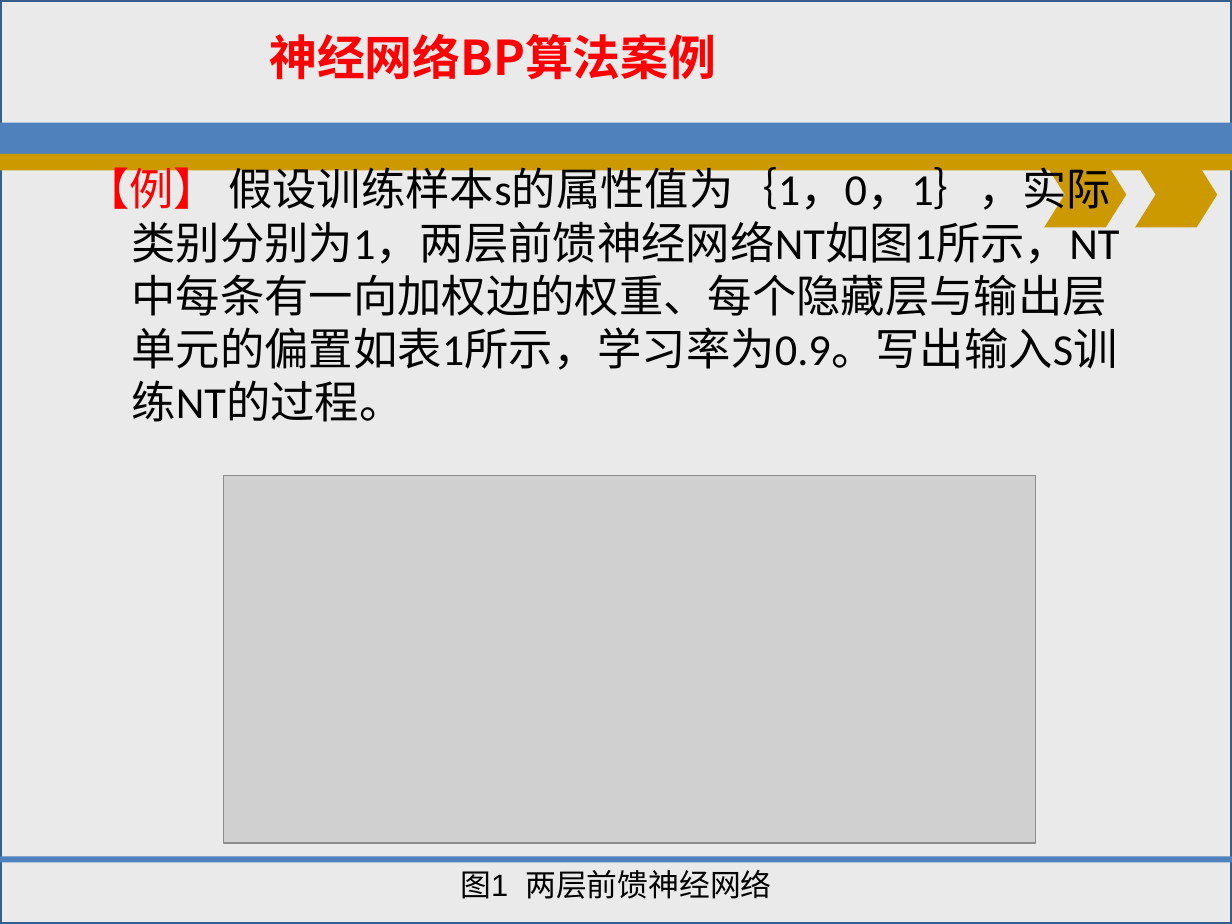
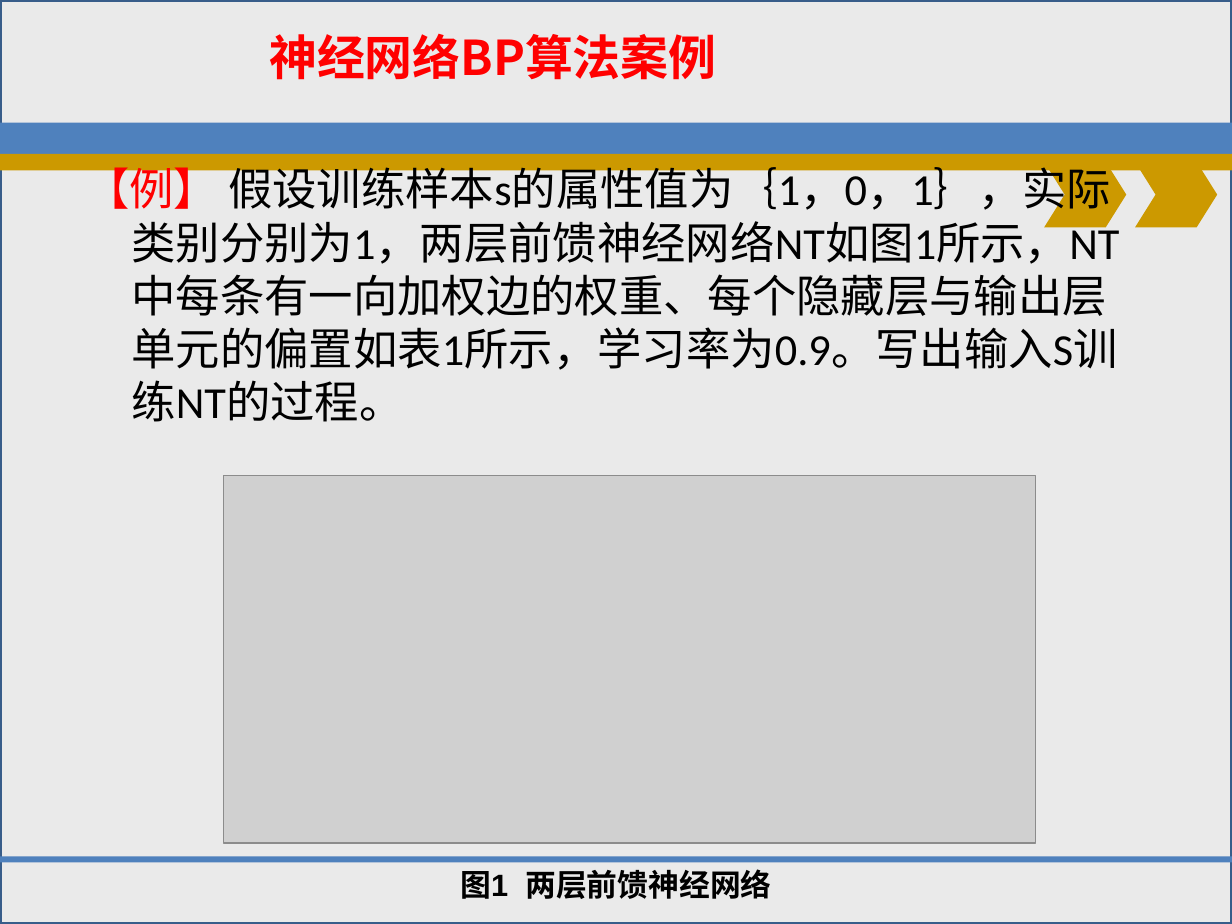
Before and after one commit to shfkuang/shfkuang.github.io, a slide deck: slide 14 of dm2019/dmch63.ppt. Drawn at 1232x924 pixels with LibreOffice and Linux fonts; fonts in the diff are those of the drawing; grey boxes stand for pictures; background and template pictures are left out. Boxes give left, top, right and bottom in pixels: in the first picture for what was removed or moved away, otherwise in the second. Text is boxed around its words. In the diff, an @@ line names an element or a change of style, - is before the commit and + after.

```diff
--- a/dm2019/dmch63.ppt
+++ b/dm2019/dmch63.ppt
@@ text "图1 两层前馈神经网络" at [460, 869, 771, 899]: bold on @@
```
Also in this commit, not shown: 11 other slides changed, 1 slide added, 1 other file.
